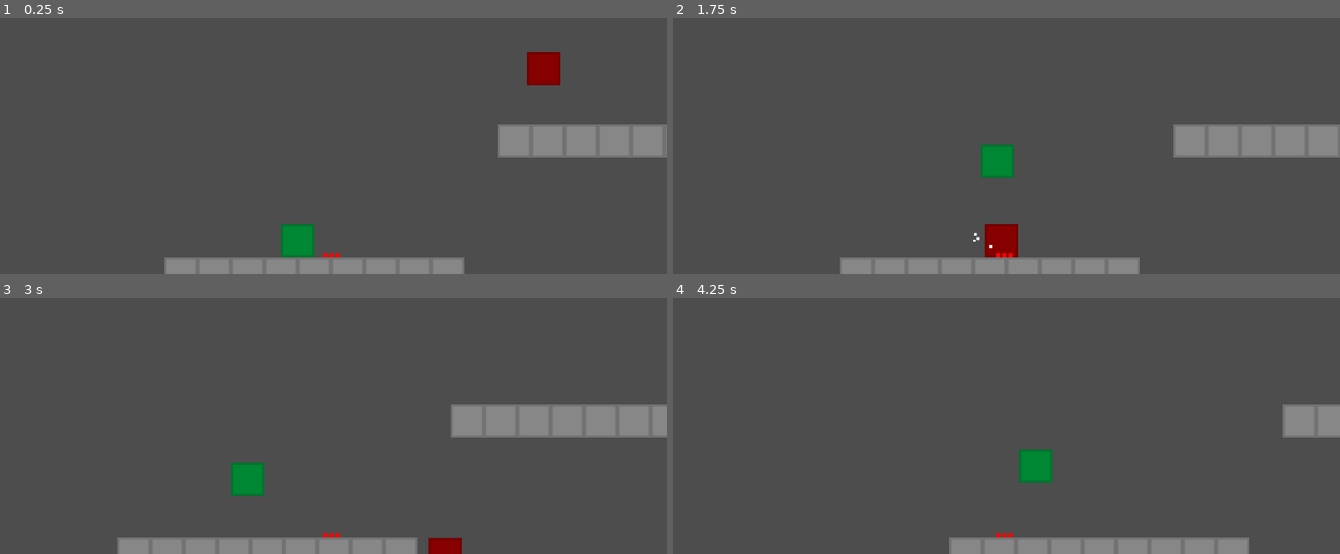
Above: before the commit, frames 1-4 (two rows, left to right).
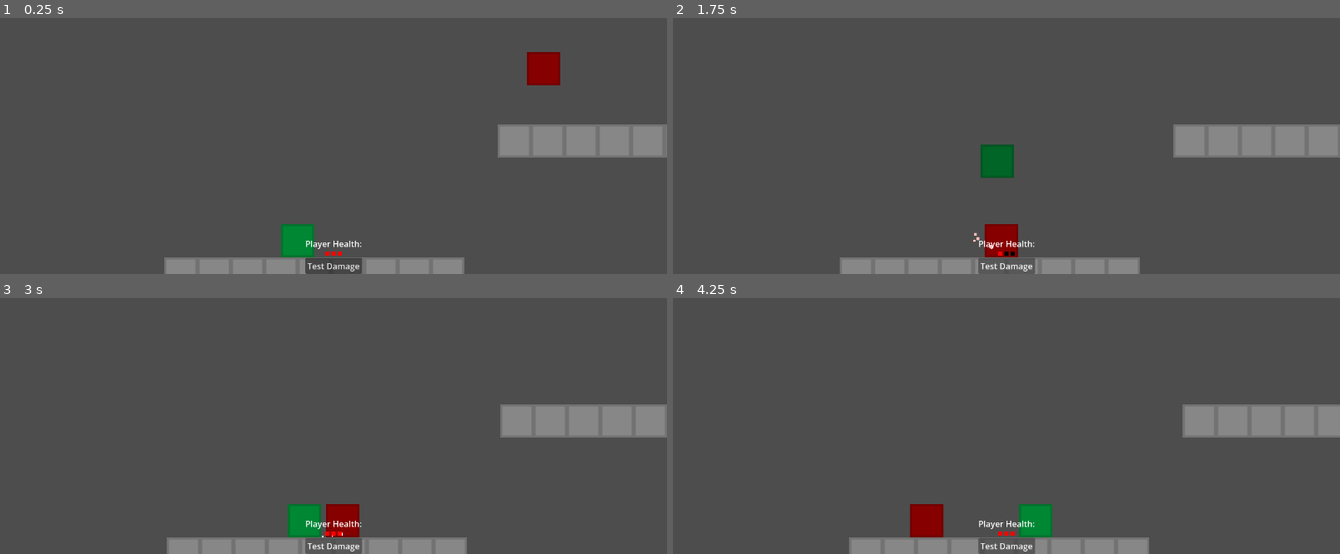
Above: after the commit, the same moments.

Repository: JumbledOne/RPHGameProject
Game: Godot game, scene res://scenes/game_scene/game_scene.tscn
Two runs of this game, one before a commit and one after it. Both use one fixed random seed, a clock stepped at 60 frames per second and the inputs below. The engine's default icon, where the game draws it, is replaced by a stand-in: a white triangle on a blue panel in a dark square.
Inputs (mouse positions are in pixels of both pictures, inside the frame that each line leads up to):
- Up to frame 1 (0.25 s): no input
- Up to frame 2 (1.75 s): click (1006, 266) at 0.5 s, where only the run after the commit has a clickable "Test Damage"; hold D (right) from 1.28 s (still down); hold I (ability) from 1.28 s (still down); tap Space (jump) at 1.52 s
- Up to frame 3 (3 s): release I (ability) at 2.03 s; tap E (attack) at 2.1 s; tap Space (jump) at 2.27 s; release D (right) at 2.78 s; hold A (left) from 2.78 s (still down); hold I (ability) from 2.78 s (still down)
- Up to frame 4 (4.25 s): release A (left) at 3.53 s; release I (ability) at 3.53 s; hold D (right) from 3.53 s (still down); tap E (attack) at 3.6 s; tap Space (jump) at 3.77 s

The runs differ from the first frame. In frame 1, 0.7% of the frame differs, in the area x 45-55%, y 87-100%; in frame 2, 1.3%; in frame 3, 4.4%; in frame 4, 6.5%, in the area x 26-92%, y 41-100%.

Commit message:
Health system now works properly as shown by health display

Diff:
--- a/src/scenes/game_ui/game_ui.tscn
+++ b/src/scenes/game_ui/game_ui.tscn
@@ -1,18 +1,32 @@
 [gd_scene format=3 uid="uid://dpg1mbg7qdl6m"]
 
 [ext_resource type="Script" uid="uid://tevhhdkniwy6" path="res://scenes/game_ui/ui_health_display.gd" id="1_sq0em"]
+[ext_resource type="Script" uid="uid://cymngya1w6kr6" path="res://scenes/game_ui/test_damage_button.gd" id="2_1i64n"]
 
 [node name="GameUi" type="CanvasLayer" unique_id=868102475]
 
-[node name="HealthDisplay" type="HBoxContainer" parent="." unique_id=586786786]
+[node name="VBoxContainer" type="VBoxContainer" parent="." unique_id=1432611933]
 anchors_preset = 7
 anchor_left = 0.5
 anchor_top = 1.0
 anchor_right = 0.5
 anchor_bottom = 1.0
-offset_left = -20.0
+offset_left = -54.5
 offset_top = -40.0
-offset_right = 20.0
+offset_right = 54.5
 grow_horizontal = 2
 grow_vertical = 0
+
+[node name="Label" type="Label" parent="VBoxContainer" unique_id=2028633506]
+layout_mode = 2
+text = "Player Health:"
+
+[node name="HealthDisplay" type="HBoxContainer" parent="VBoxContainer" unique_id=586786786]
+layout_mode = 2
+alignment = 1
 script = ExtResource("1_sq0em")
+
+[node name="TestDamageButton" type="Button" parent="VBoxContainer" unique_id=1924316124]
+layout_mode = 2
+text = "Test Damage"
+script = ExtResource("2_1i64n")
--- /dev/null
+++ b/src/scenes/game_ui/test_damage_button.gd
@@ -0,0 +1,6 @@
+extends Button
+# Also feel free to delete this if not needed
+
+func _pressed() -> void:
+	if GameManager.player:
+		GameManager.player.hurt()
--- a/src/scripts/player/player_model/player_model.gd
+++ b/src/scripts/player/player_model/player_model.gd
@@ -1,11 +1,13 @@
 extends Node2D
 
 @onready var player: PlatformerEntity = $".."
+@onready var run_particles: CPUParticles2D = $RunParticles
 
-@onready var run_particles: CPUParticles2D = $RunParticles
+var tween: Tween
 
 func _ready() -> void:
 	player.jumped.connect(_on_jumped)
+	player.damaged.connect(_on_damaged)
 
 func _process(_delta: float) -> void:
 	var on_floor: bool = player.is_on_floor()
@@ -13,3 +15,12 @@
 
 func _on_jumped():
 	pass
+
+func _on_damaged():
+	# Test animation only
+	# Feel free to change later
+	if tween:
+		tween.kill()
+	tween = create_tween()
+	modulate = Color.RED
+	tween.tween_property(self, "modulate", Color.WHITE, 0.2)
Not shown, added: src/scenes/game_ui/test_damage_button.gd.uid
